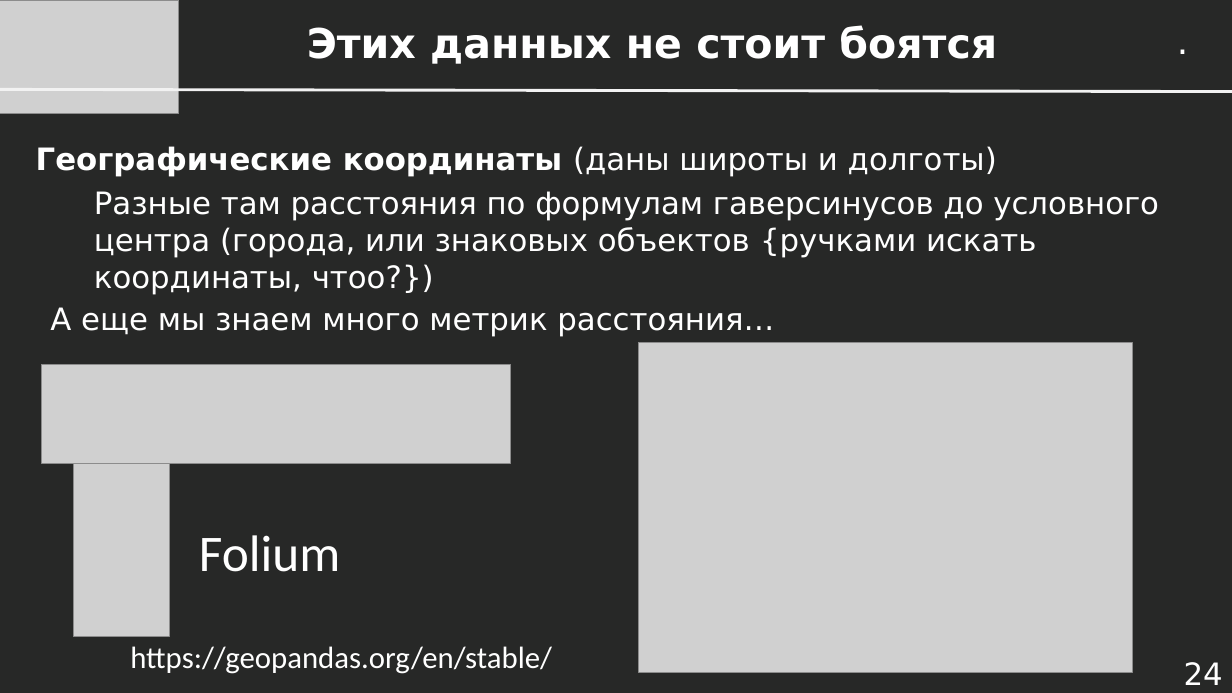
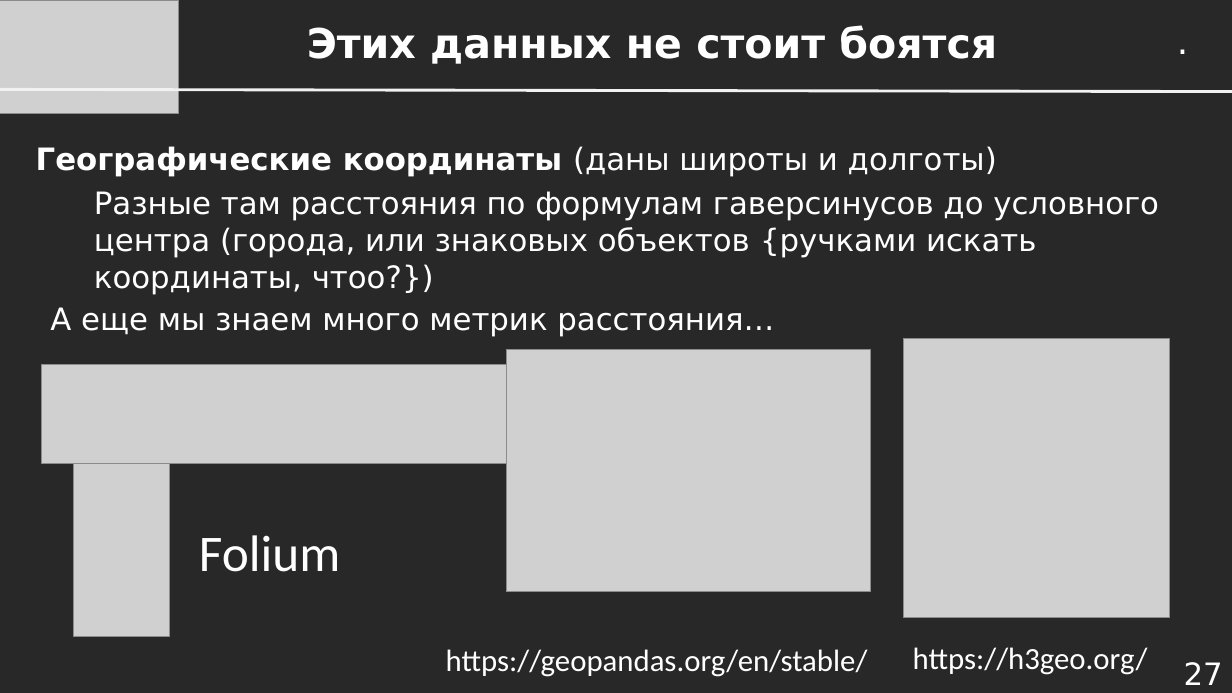
Before and after one commit to dayekb/Study, a slide deck: slide 27 of rus/UrFU/SberML/2023/Presentations/Лекция 1.10 - Кросс-валидация и Конструирование Признаков.pptx (slide 24 before the commit). Drawn at 1232x693 pixels with LibreOffice and Linux fonts; fonts in the diff are those of the drawing; grey boxes stand for pictures. Boxes give left, top, right and bottom in pixels: in the first picture for what was removed or moved away, otherwise in the second. Text is boxed around its words. In the diff, an @@ line names an element or a change of style, - is before the commit and + after.

```diff
--- a/rus/UrFU/SberML/2023/Presentations/Лекция 1.10 - Кросс-валидация и Конструирование Признаков.pptx
+++ b/rus/UrFU/SberML/2023/Presentations/Лекция 1.10 - Кросс-валидация и Конструирование Признаков.pptx
@@ picture: place and size @@
-picture at <box>639,343,1133,672</box>
+picture at <box>506,349,871,592</box>
@@ picture added at <box>904,338,1170,617</box> @@
@@ text "https://geopandas.org/en/stable/": place and size @@
-text "https://geopandas.org/en/stable/" at <box>130,646,552,674</box>
+text "https://geopandas.org/en/stable/" at <box>446,649,868,677</box>
@@ text added at <box>913,647,1148,675</box>, 24 pt, text #FFFFFF @@
+https://h3geo.org/
@@ page number at <box>1184,662,1223,685</box>: text changed @@
-24
+27
```
Also in this commit, not shown: 10 other slides changed, 12 slides added, 3 other files.
